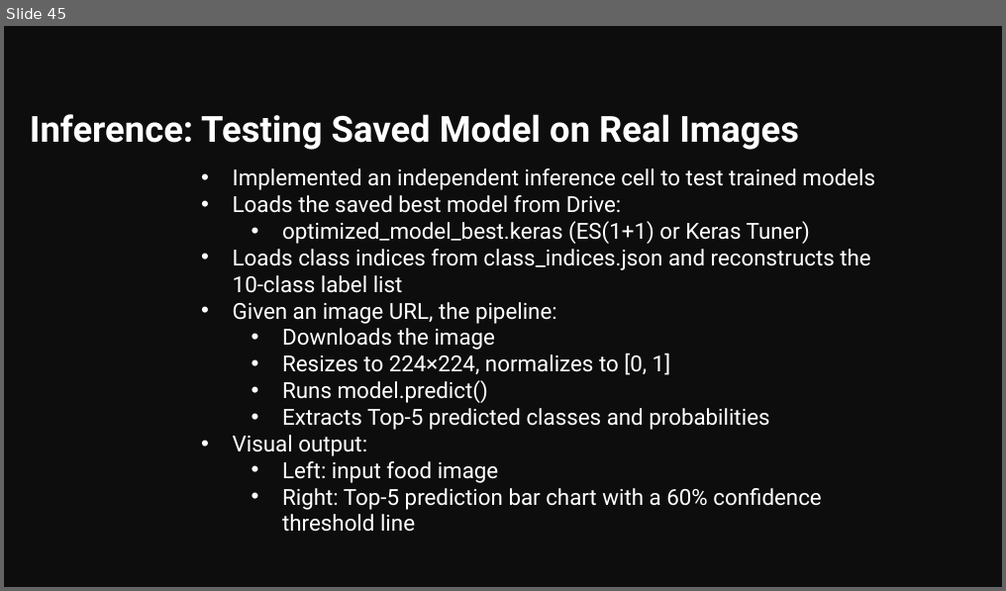
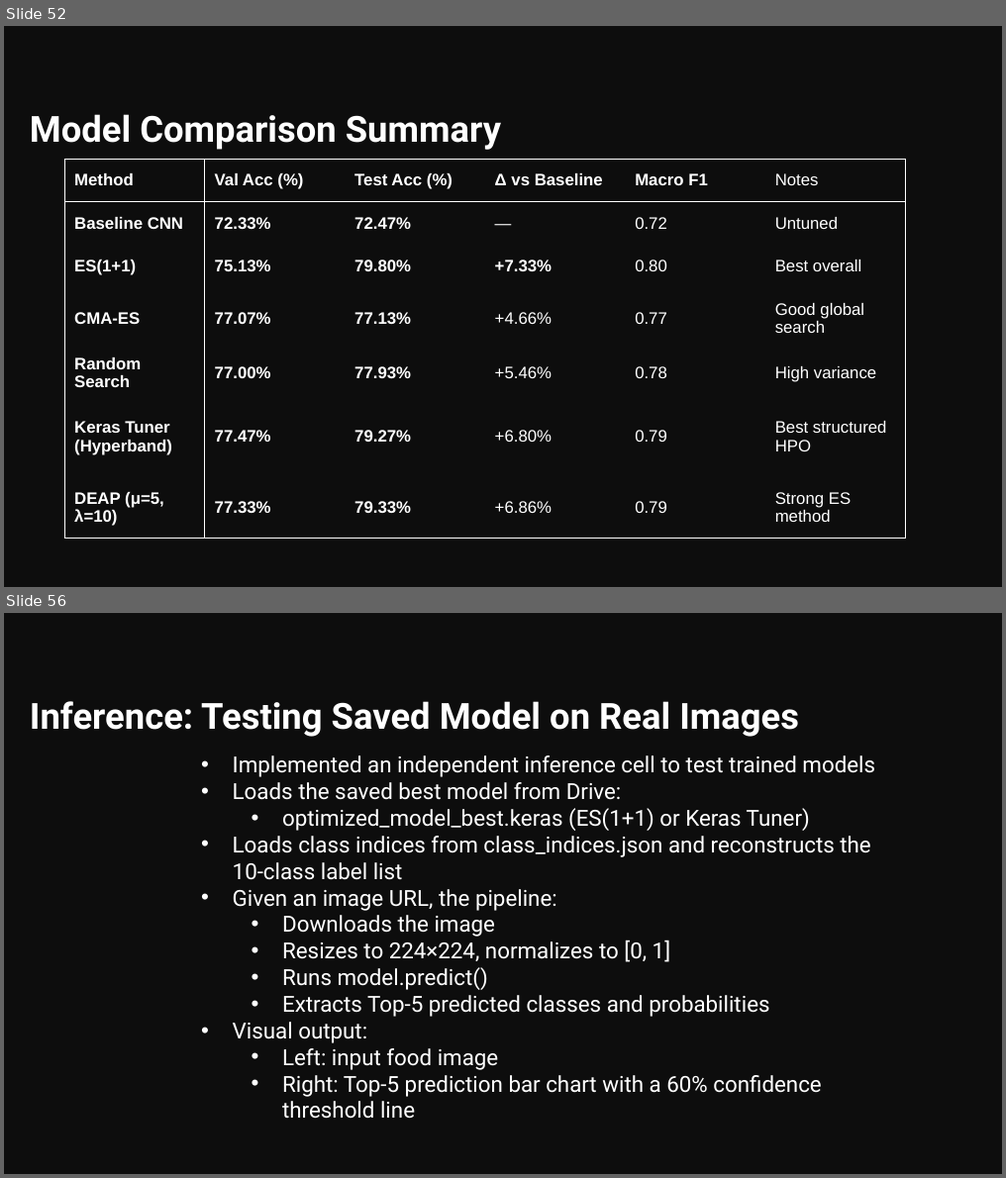
Before and after one commit to HAR5HA-7663/MCS-5993-Evolutionary-Computation-and-Deep-Learning, a slide deck: Term-project_Deep_Food_image_classifier/Deep Food Image Classifier [mid-update].pptx. Shown one above the other, each under a label of ours: slide 45 before the commit, slides 52 and 56 after it; the slides between them are not shown. The pictures are 1006x591 and 1006x1178 pixels, drawn with LibreOffice and Linux fonts; fonts in the diff are those of the drawing. Boxes give left, top, right and bottom in pixels: in the first picture for what was removed or moved away, otherwise in the second. Text is boxed around its words. In the diff, an @@ line names an element or a change of style, - is before the commit and + after.

```diff
--- a/Term-project_Deep_Food_image_classifier/Deep Food Image Classifier [mid-update].pptx
+++ b/Term-project_Deep_Food_image_classifier/Deep Food Image Classifier [mid-update].pptx
@@ slide 52 added at [4, 26, 1002, 587], background #0D0D0D @@
@@ title added at [30, 114, 501, 150], 26 pt, text #FFFFFF, bold @@
+Model Comparison Summary
@@ table added at [64, 159, 903, 541], 7 rows, 6 columns @@
+Method | Val Acc (%) | Test Acc (%) | Δ vs Baseline | Macro F1 | Notes
+Baseline CNN | 72.33% | 72.47% | — | 0.72 | Untuned
+ES(1+1) | 75.13% | 79.80% | +7.33% | 0.80 | Best overall
+CMA-ES | 77.07% | 77.13% | +4.66% | 0.77 | Good global search
+Random Search | 77.00% | 77.93% | +5.46% | 0.78 | High variance
+Keras Tuner (Hyperband) | 77.47% | 79.27% | +6.80% | 0.79 | Best structured HPO
+DEAP (μ=5, λ=10) | 77.33% | 79.33% | +6.86% | 0.79 | Strong ES method
@@ what was slide 45 is now slide 56 @@
```
Also in this commit, not shown: 5 slides changed, 14 other slides added, 4 slides removed.
